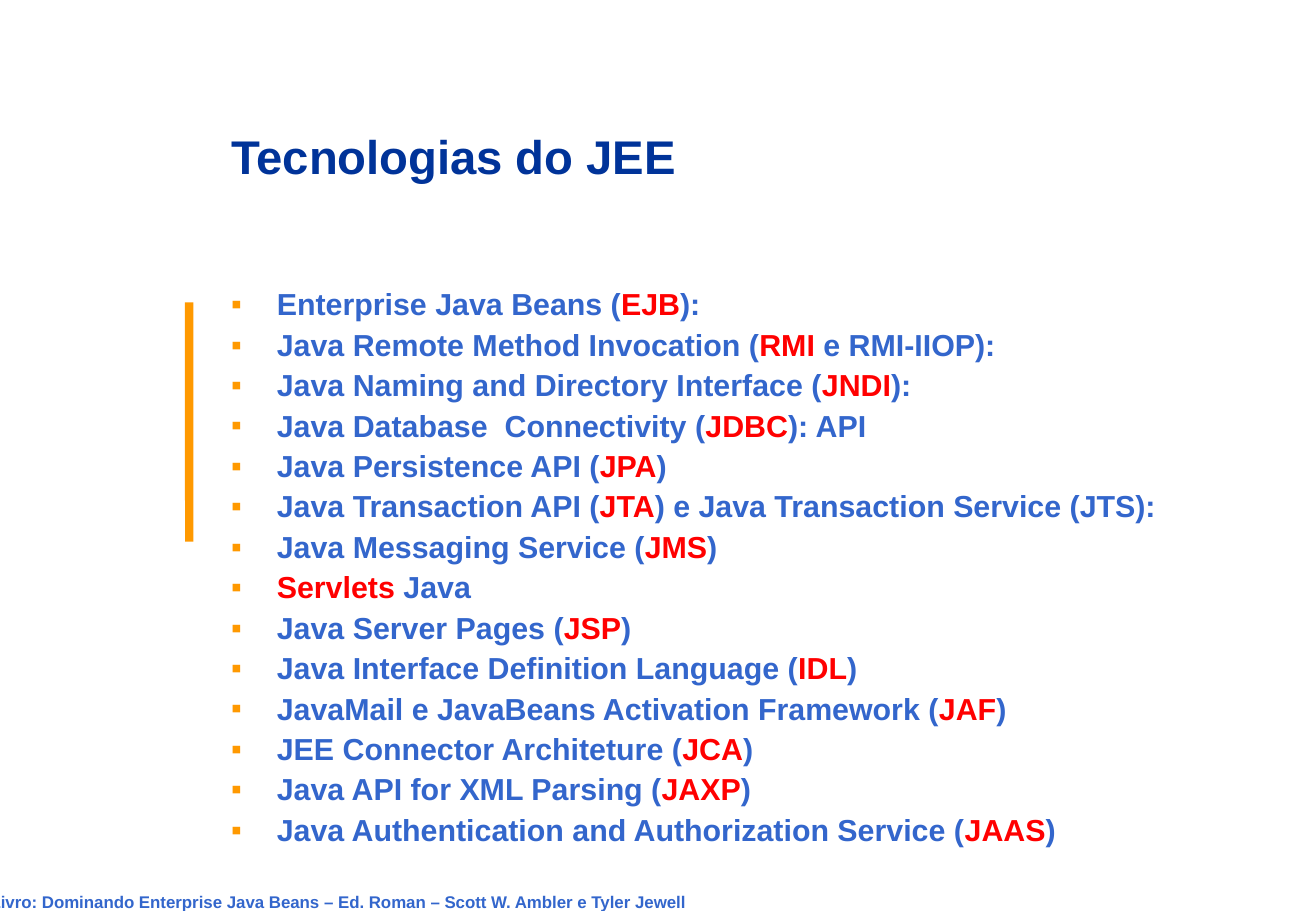
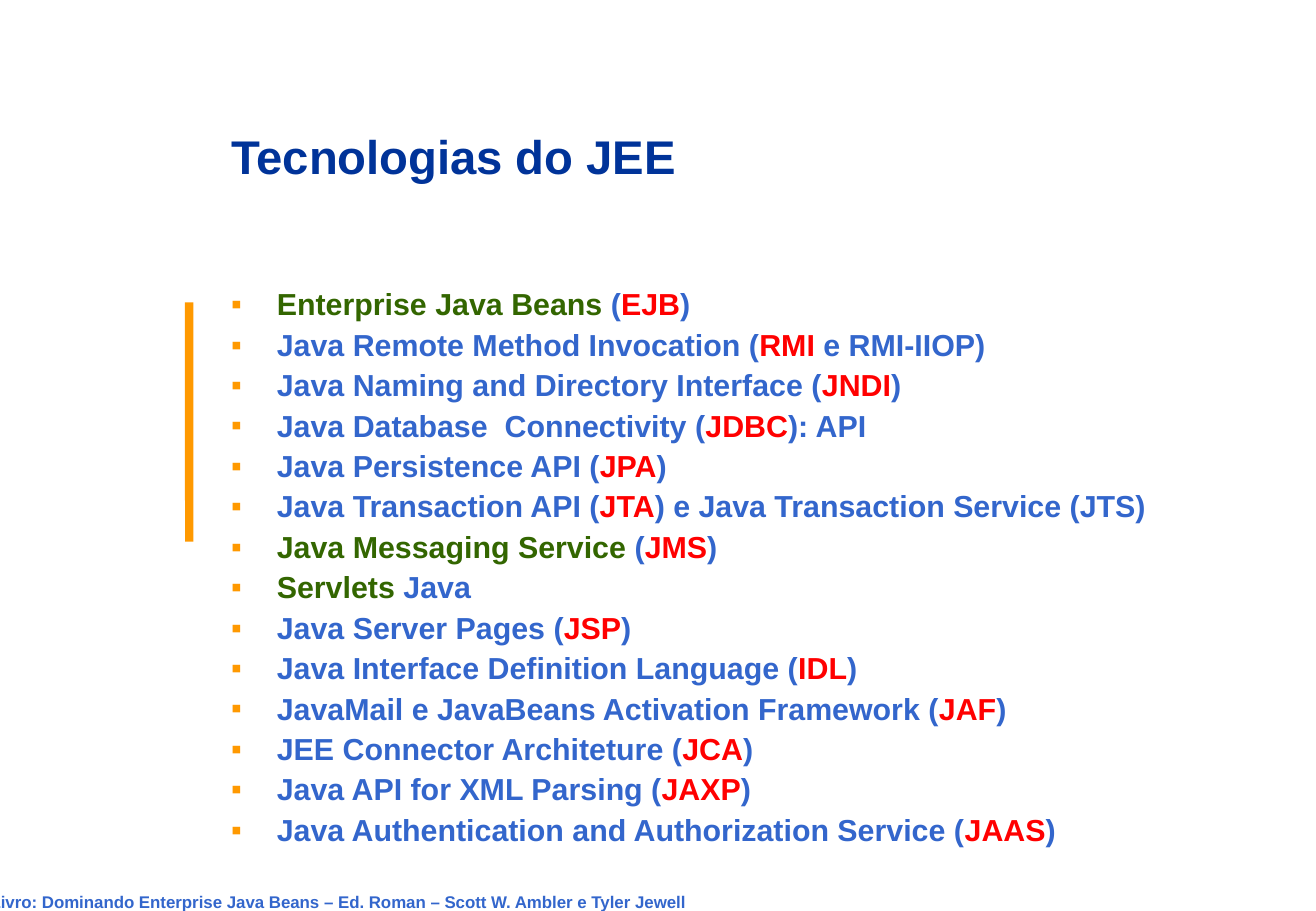
Before and after one commit to kwakassa/ptdes-overfb, a slide deck: slide 6 of 00_Apresentacao/CEDESSP - Modulo Overview Frontend e Backend.ppt. Drawn at 1316x911 pixels with LibreOffice and Linux fonts; fonts in the diff are those of the drawing; background and template pictures are left out. Boxes give left, top, right and bottom in pixels: in the first picture for what was removed or moved away, otherwise in the second. Text is boxed around its words. In the diff, an @@ line names an element or a change of style, - is before the commit and + after.

```diff
--- a/00_Apresentacao/CEDESSP - Modulo Overview Frontend e Backend.ppt
+++ b/00_Apresentacao/CEDESSP - Modulo Overview Frontend e Backend.ppt
@@ text at [277, 293, 985, 402]: text changed @@
-▪ Enterprise Java Beans (EJB):
-▪ Java Remote Method Invocation (RMI e RMI-IIOP):
-▪ Java Naming and Directory Interface (JNDI):
+▪ Enterprise Java Beans (EJB)
+▪ Java Remote Method Invocation (RMI e RMI-IIOP)
+▪ Java Naming and Directory Interface (JNDI)
@@ text at [277, 495, 1146, 523]: text changed @@
-▪ Java Transaction API (JTA) e Java Transaction Service (JTS):
+▪ Java Transaction API (JTA) e Java Transaction Service (JTS)
@@ text at [277, 536, 718, 599]: text colour #3366CC to #336600 in "Java Messaging Service"; text colour #FF0000 to #336600 in "Servlets" @@
```
Also in this commit, not shown: 7 other slides changed, 3 slides added, 46 other files.
